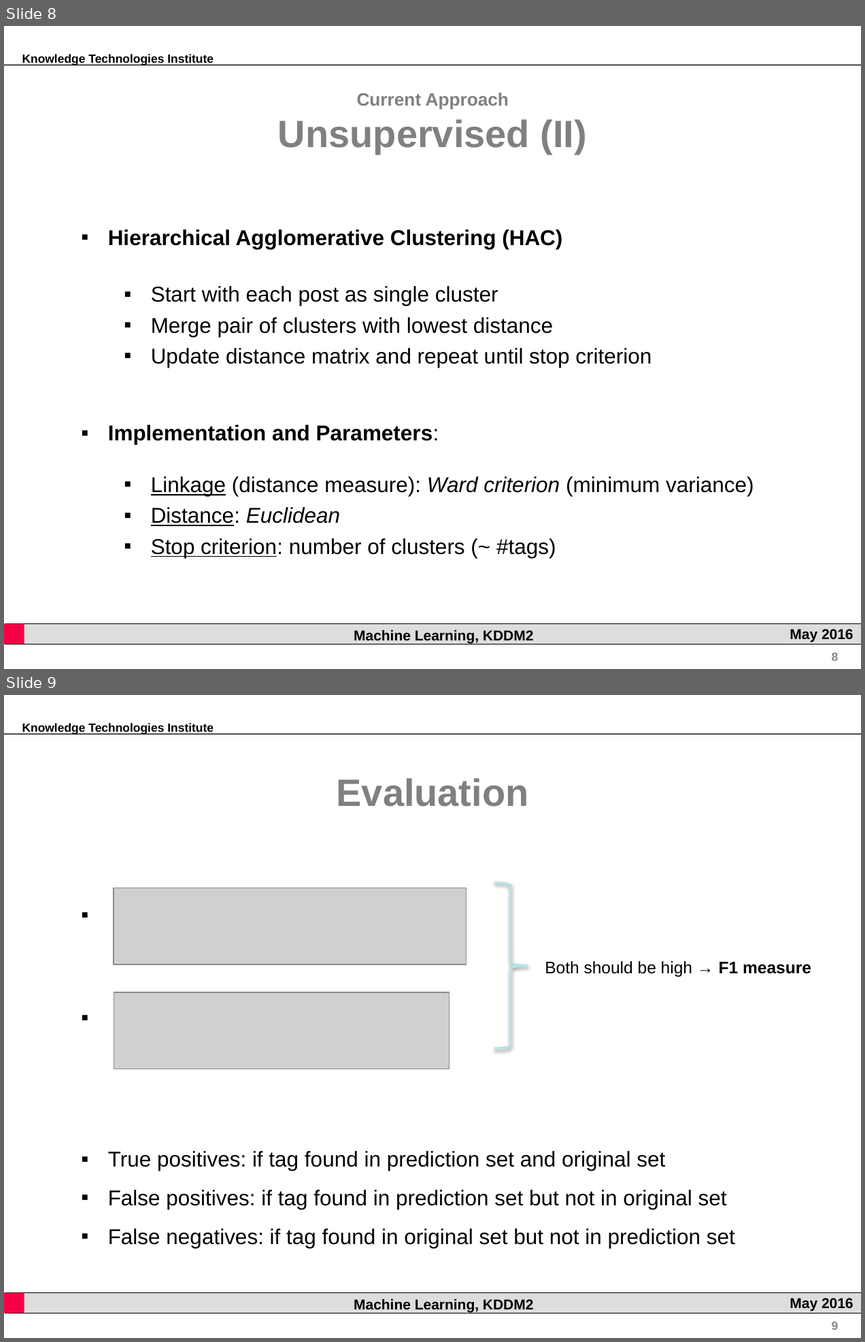
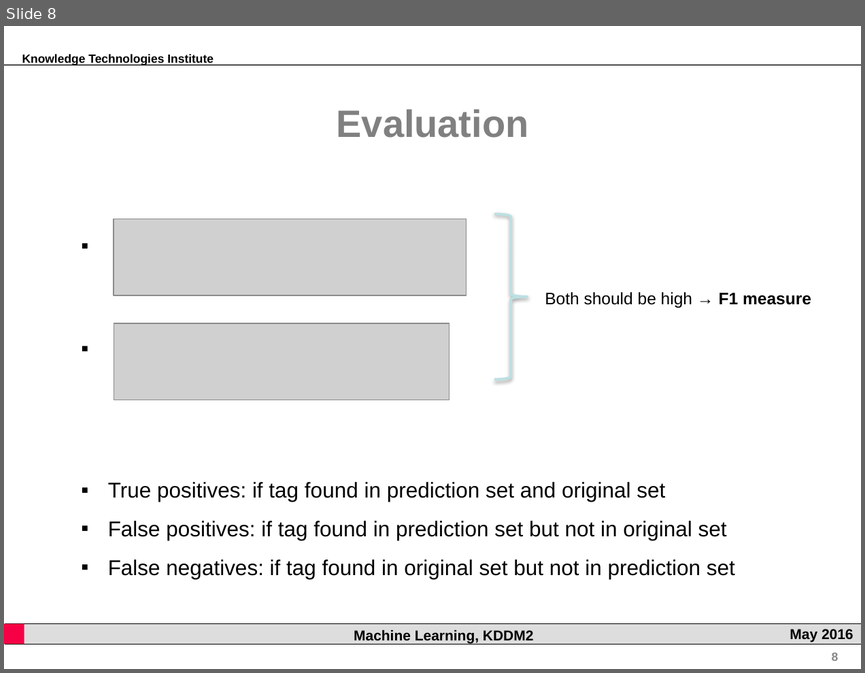
Before and after one commit to rsamer/MLSE, a slide deck: presentation/interim/Presentation.pptx. Shown one above the other, each under a label of ours: slides 8 and 9 before the commit, slide 8 after it. The pictures are 865x1342 and 865x673 pixels, drawn with LibreOffice and Linux fonts; fonts in the diff are those of the drawing; grey boxes stand for pictures; background and template pictures are left out. Boxes give left, top, right and bottom in pixels: in the first picture for what was removed or moved away, otherwise in the second. Text is boxed around its words. In the diff, an @@ line names an element or a change of style, - is before the commit and + after.

```diff
--- a/presentation/interim/Presentation.pptx
+++ b/presentation/interim/Presentation.pptx
@@ slide 8 removed at (4,26,861,669), background #FFFFFF; not listed: 7 template elements that a slide beside it also shows @@
@@ text removed at (278,93,587,155) @@
-Current Approach
-Unsupervised (II)
@@ text removed at (108,229,753,558) @@
-▪ Hierarchical Agglomerative Clustering (HAC)
-  ▪ Start with each post as single cluster
-  ▪ Merge pair of clusters with lowest distance
-  ▪ Update distance matrix and repeat until stop criterion
-▪ Implementation and Parameters:
-  ▪ Linkage (distance measure): Ward criterion (minimum variance)
-  ▪ Distance: Euclidean
-  ▪ Stop criterion: number of clusters (~ #tags)
@@ what was slide 9 is now slide 8 @@
```
Also in this commit, not shown: 5 slides changed.
